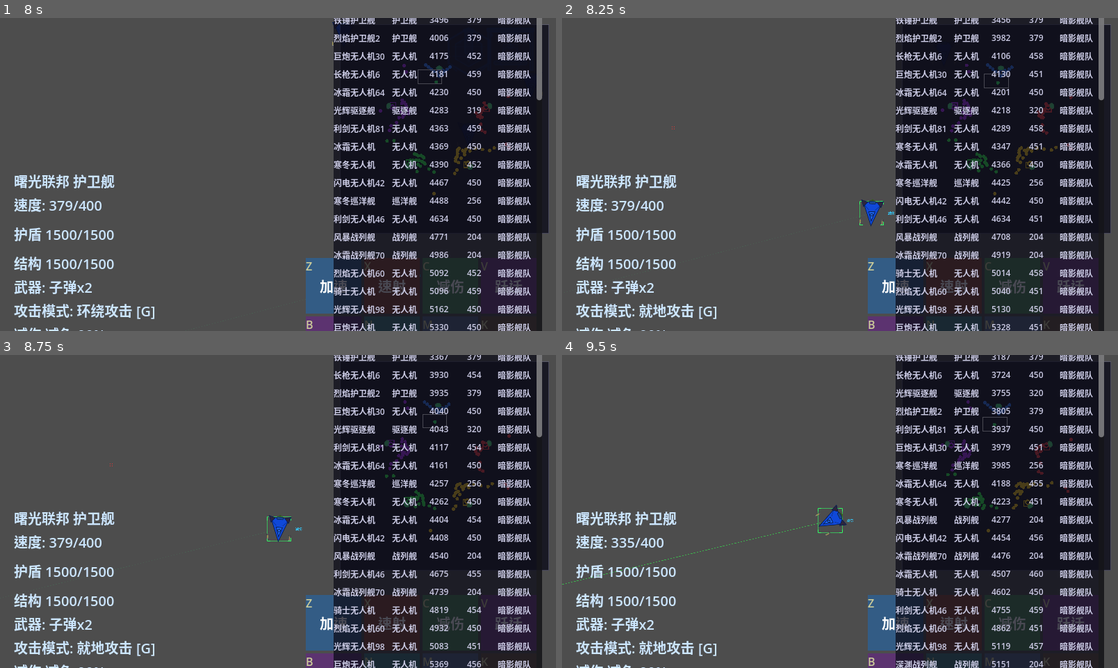
Above: before the commit, frames 1-4 (two rows, left to right).
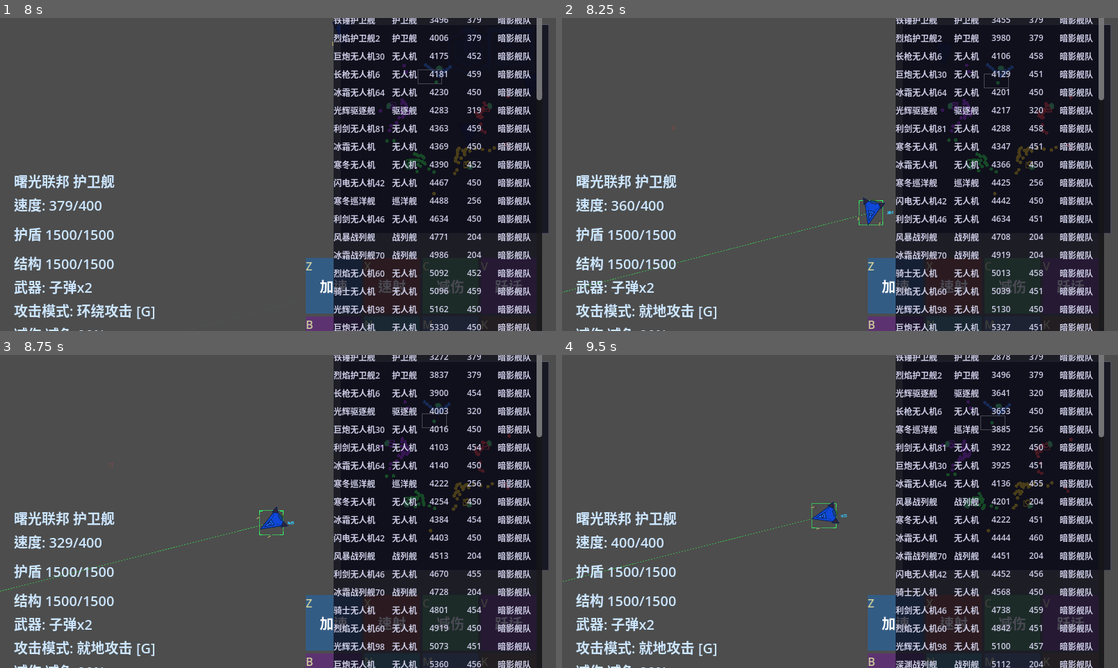
Above: after the commit, the same moments.

Repository: ZhanXuzhao/SpaceRTS
Game: Godot game, scene res://scenes/main.tscn
Same seed, same stepped clock (60 frames per second), same inputs: the game is played once before the commit and once after it.
Inputs (mouse positions are in pixels of both pictures, inside the frame that each line leads up to):
- Up to frame 1 (8 s): tap Enter at 0.5 s; move the mouse to (250, 237) at 0.52 s; hold W 0.53-1.25 s; tap Z at 0.6 s; click (250, 237) at 0.67 s; drag from (333, 287) to (305, 212) at 1.27 s; move the mouse to (389, 287) at 2.02 s; hold A 2.03-2.75 s; tap C at 2.1 s; click (389, 287) at 2.17 s; drag from (450, 287) to (400, 187) at 2.77 s; drag from (511, 287) to (500, 102) at 3.52 s; drag from (400, 158) to (194, 96) at 4.27 s; move the mouse to (166, 190) at 5.02 s; hold W 5.03-5.75 s; tap Q at 5.1 s; click (166, 190) at 5.17 s; drag from (333, 105) to (166, 190) at 5.77 s; move the mouse to (250, 237) at 6.52 s; hold W 6.53-7.25 s; tap F at 6.6 s; drag from (444, 221) to (405, 58) at 7.27 s
- Up to frame 2 (8.25 s): move the mouse to (673, 127) at 8.02 s; hold A from 8.03 s (still down); tap G at 8.1 s
- Up to frame 3 (8.75 s): keep holding A
- Up to frame 4 (9.5 s): release A at 8.75 s; drag from (867, 511) to (673, 464) at 8.77 s

Frame 1 is identical in both runs. In frame 2, 0.4% of the frame differs, in the area x 0-81%, y 0-100%; in frame 3, 1.8%; in frame 4, 2.7%, in the area x 0-87%, y 0-100%.

Commit message:
fix: 切换战斗模式时立即生效，不再等待下一帧
- attack_mode 添加 setter，离开 ORBIT_SHOOT 时立即清除 _is_orbit
- 离开 KEEP_DISTANCE 时清除 _is_moving，让新模式即时接管

Diff:
--- a/scripts/unit.gd
+++ b/scripts/unit.gd
@@ -98,7 +98,17 @@
 var is_selected: bool = false : set = _set_is_selected
 
 var all_units: Array[Unit] = []
-var attack_mode: AttackMode = AttackMode.FREE_FIRE
+var attack_mode: AttackMode = AttackMode.FREE_FIRE :
+	set(value):
+		if attack_mode != value:
+			# 离开 ORBIT_SHOOT 模式时立即停止环绕
+			if attack_mode == AttackMode.ORBIT_SHOOT:
+				_is_orbit = false
+				_orbit_target_unit = null
+			# 离开 KEEP_DISTANCE 模式时清除移动状态，让新模式接管
+			if attack_mode == AttackMode.KEEP_DISTANCE:
+				_is_moving = false
+		attack_mode = value
 
 var _target_position: Vector2
 var _is_moving: bool = false
